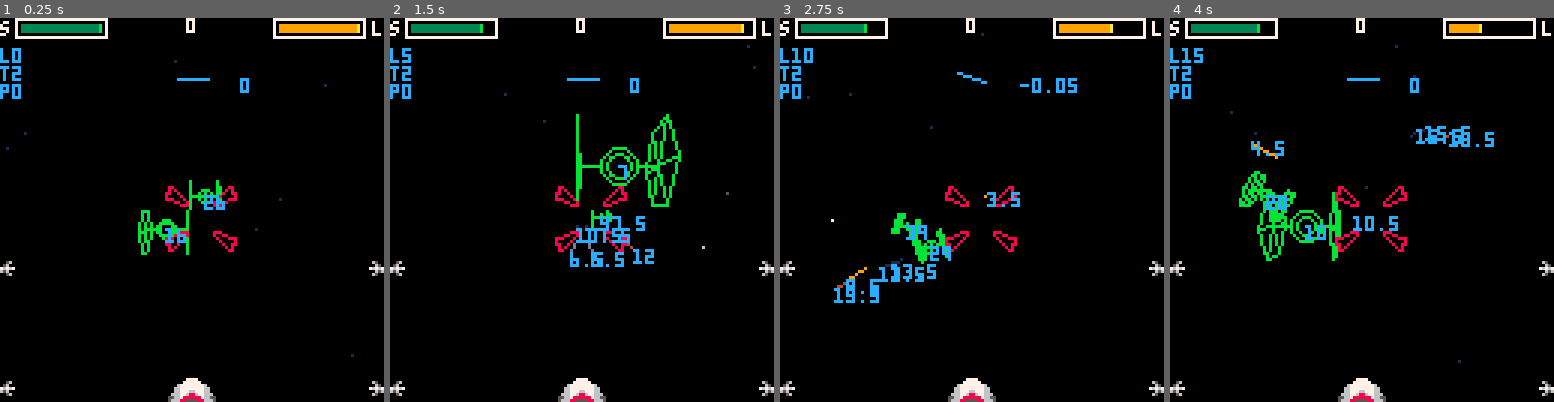
Above: before the commit, frames 1-4 (left to right).
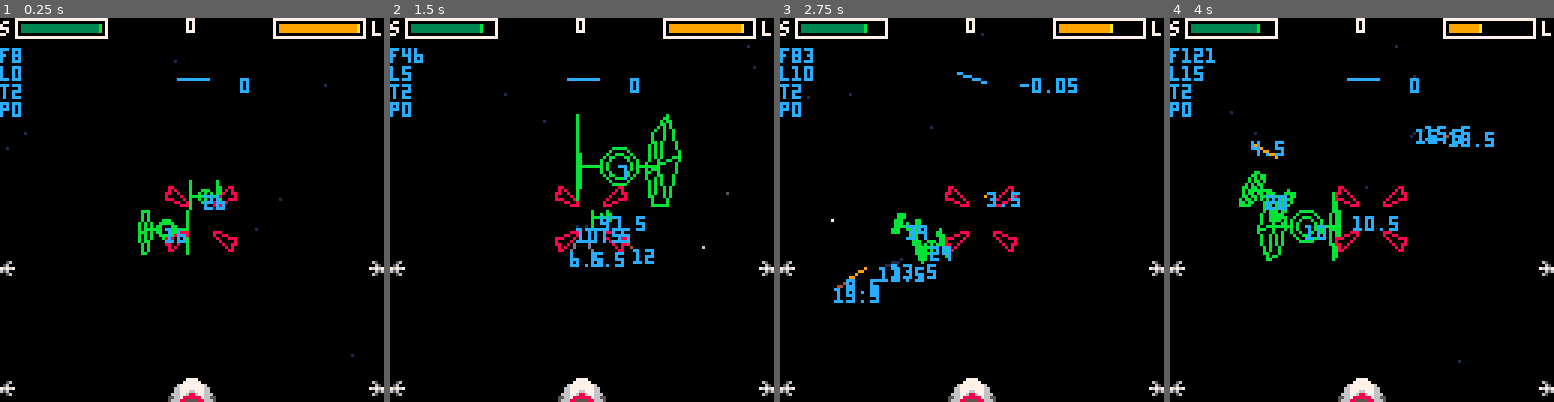
Above: after the commit, the same moments.

Repository: xavier/pico8
Game: PICO-8 cartridge games/xwing.p8
Two runs of this game, one before a commit and one after it. Both use one fixed random seed, a clock stepped at 60 frames per second and the inputs below.
Inputs:
- Up to frame 1 (0.25 s): no input
- Up to frame 2 (1.5 s): tap X (X key) at 0.33, 1.07 s; tap O (Z key) at 0.7 s
- Up to frame 3 (2.75 s): hold Right 1.6-2.1 s; tap O (Z key) at 1.7, 2.1, 2.5 s; tap X (X key) at 1.85 s; hold Up 2.15-2.42 s; hold Right from 2.47 s (still down)
- Up to frame 4 (4 s): tap O (Z key) at 2.9, 3.3, 3.7 s; tap X (X key) at 2.97 s; release Right at 3.03 s; hold Left 3.08-3.58 s; hold Down 3.63-3.97 s

The runs differ from the first frame. In frame 1, 0.3% of the frame differs, in the area x 0-6%, y 7-26%; in frame 2, 0.4%; in frame 3, 0.5%, in the area x 0-9%, y 7-26%; in frame 4, 0.5%.

Commit message:
Show frame counter

Diff:
--- a/games/xwing.p8
+++ b/games/xwing.p8
@@ -533,9 +533,10 @@
 
  -- resources
 
- print("l"..#lasers, 0, 10, col)
- print("t"..#ties, 0, 16, col)
- print("p"..#particles_pool, 0, 22, col)
+ print("f"..frame, 0, 10, col)
+ print("l"..#lasers, 0, 16, col)
+ print("t"..#ties, 0, 22, col)
+ print("p"..#particles_pool, 0, 28, col)
 
 end
 
